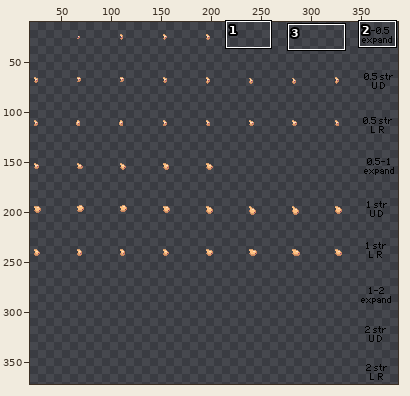
Two versions of one sprite sheet, humanoid/any/sbqVoreParts/breastsBack.png. Above: a wide view before the commit, with the close-up outlined.
Close-up. First the earlier version:
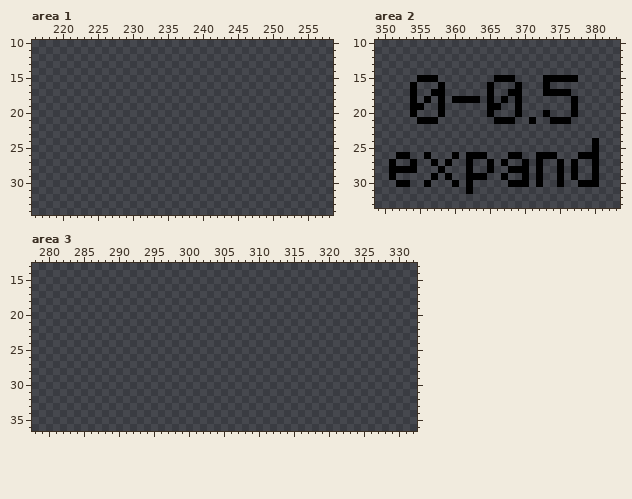
The file is 387x387 pixels. Shown: area 1: x 216..258, y 10..34; area 2: x 349..383, y 10..33; area 3: x 278..332, y 13..36. The wide view leaves out empty margins. The commit also changed other parts of the picture, which this record leaves out.
And afterwards:
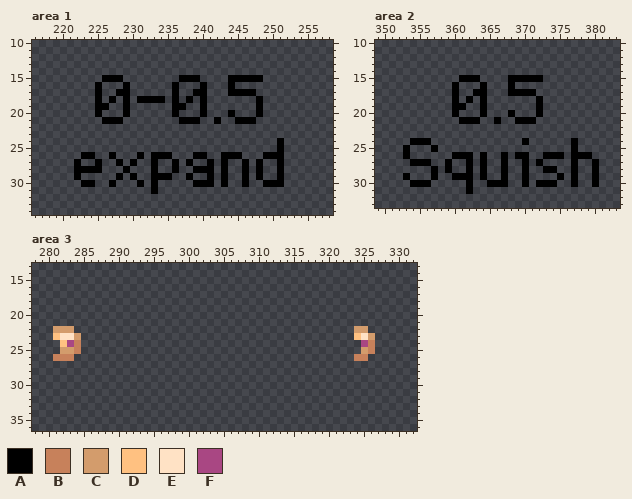
Palette (. is transparent): A #000000  B #c7815b  C #d39c6c  D #ffc181  E #ffe2c5  F #a94783
Diff:
--- area 1
@@ x 216..258 @@
 14 ...........................................
-15 ...........................................
-16 ...........................................
-17 ...........................................
-18 ...........................................
-19 ...........................................
-20 ...........................................
-21 ...........................................
+15 ..........AAA........AAA....AAAAA..........
+16 .........A...A......A...A...A..............
+17 .........A..AA......A..AA...AAAA...........
+18 .........A.A.A.AAAA.A.A.A.......A..........
+19 .........AA..A......AA..A.......A..........
+20 .........A...A......A...A...A...A..........
+21 ..........AAA........AAA..A..AAA...........
 22 ...........................................
 23 ...........................................
-24 ...........................................
-25 ...........................................
-26 ...........................................
-27 ...........................................
-28 ...........................................
-29 ...........................................
-30 ...........................................
-31 ...........................................
+24 ...................................A.......
+25 ...................................A.......
+26 .......AA..A...A.AAA...AA..AAA...AAA.......
+27 ......A..A..A.A..A..A.A..A.A..A.A..A.......
+28 ......AAAA...A...A..A..AAA.A..A.A..A.......
+29 ......A.....A.A..AAA..A..A.A..A.A..A.......
+30 .......AA..A...A.A.....AAA.A..A..AAA.......
+31 .................A.........................
 32 ...........................................
--- area 2
@@ x 349..383 @@
 14 ...................................
-15 ......AAA........AAA....AAAAA......
-16 .....A...A......A...A...A..........
-17 .....A..AA......A..AA...AAAA.......
-18 .....A.A.A.AAAA.A.A.A.......A......
-19 .....AA..A......AA..A.......A......
-20 .....A...A......A...A...A...A......
-21 ......AAA........AAA..A..AAA.......
+15 ............AAA....AAAAA...........
+16 ...........A...A...A...............
+17 ...........A..AA...AAAA............
+18 ...........A.A.A.......A...........
+19 ...........AA..A.......A...........
+20 ...........A...A...A...A...........
+21 ............AAA..A..AAA............
 22 ...................................
 23 ...................................
-24 ...............................A...
-25 ...............................A...
-26 ...AA..A...A.AAA...AA..AAA...AAA...
-27 ..A..A..A.A..A..A.A..A.A..A.A..A...
-28 ..AAAA...A...A..A..AAA.A..A.A..A...
-29 ..A.....A.A..AAA..A..A.A..A.A..A...
-30 ...AA..A...A.A.....AAA.A..A..AAA...
+24 .....AAA.............A......A......
+25 ....A...A...................A......
+26 ....A......AAA.A..A.AA..AAA.AAA....
+27 .....AAA..A..A.A..A..A.A....A..A...
+28 ........A.A..A.A..A..A..AA..A..A...
+29 ....A...A..AAA.A..A..A....A.A..A...
+30 .....AAA.....A..AAA..A.AAA..A..A...
 31 .............A.....................
--- area 3
@@ x 278..332 @@
 21 .......................................................
-22 .......................................................
-23 .......................................................
-24 .......................................................
-25 .......................................................
-26 .......................................................
+22 ...CCC........................................CC.......
+23 ...DEEC.......................................DEC......
+24 ....DFB........................................FB......
+25 ....CCB........................................CB......
+26 ...BBB........................................BB.......
 27 .......................................................
Where, in picture pixels (left, top, right, bottom), the same in both close-ups:
added: (74, 75, 284, 194)
changed: (389, 75, 599, 187)
added: (53, 326, 81, 361)
added: (354, 326, 375, 361)
